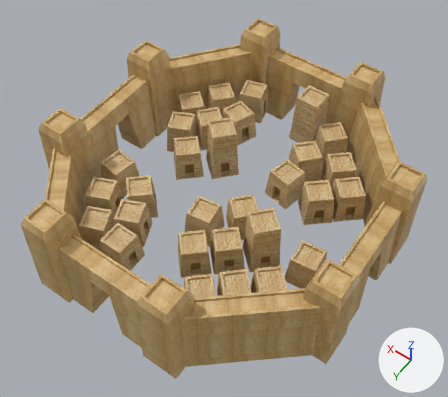
A saved change to the Blender file Assets/StreamingAssets/Egyptian/Models/Egyptian City.blend.
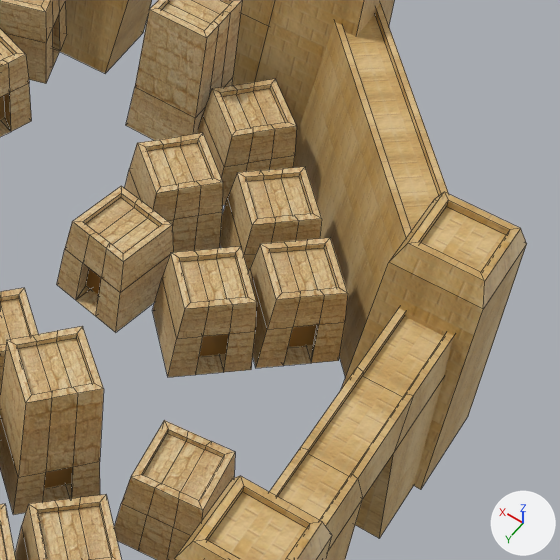
Each version appears first whole from a 50 mm lens placed at (-0.609, 0.86, 1.322), pointed at (-0.024, 0.041, 0.035), and next in a close-up on the part from 55% to 98% of the width and 24% to 73% of the height. The axes (+X, +Y, +Z) are drawn at lower right. The lights are the same throughout. The close-ups show mesh edges as thin lines.
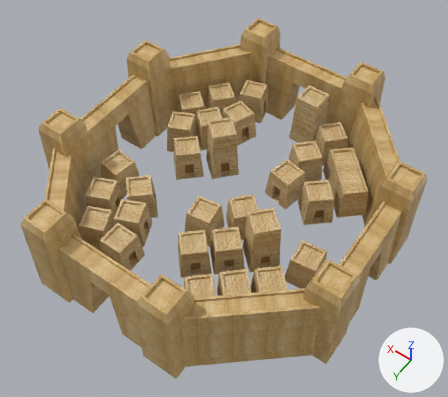
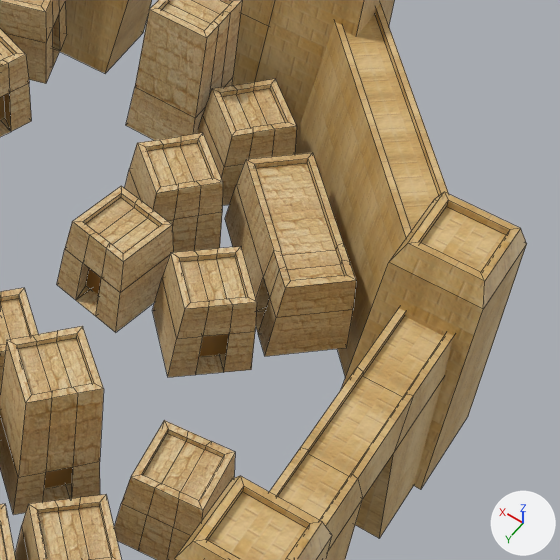
Boxes (x1, y1, x2, y2) around the edits, measured in the close-ups (560 x 560 px):
'Cube.045', added (brown)
    after: (225, 153, 356, 356)
'Cube.026', deleted (brown)
    before: (248, 238, 348, 368)
'Cube.024', deleted (brown)
    before: (220, 167, 322, 272)

The change, as a diff of the scene's bpy script:
```diff
--- a/Assets/StreamingAssets/Egyptian/Models/Egyptian City.blend.py
+++ b/Assets/StreamingAssets/Egyptian/Models/Egyptian City.blend.py
@@ img_cheapegyptianbrick_png_000 @@
+img_cheapegyptianbrick_png_000 = load_image('CheapEgyptianBrick.png.000', 'CheapEgyptianBrick.png', 128, 128, 'sRGB')
@@ mat_cheapegyptianbrick_png_000 @@
+mat_cheapegyptianbrick_png_000 = principled_material('CheapEgyptianBrick.png.000')
+mat_cheapegyptianbrick_png_000.texture = img_cheapegyptianbrick_png_000
@@ me_cube_002 @@
+me_cube_002.from_pydata(...)  # 44 vertices, 42 faces; spans x -0.129..0.04, y -0.04..0.039, z -0.024..0.071
+me_cube_002.materials.append(mat_cheapegyptianbrick_png_000)  # picture img_cheapegyptianbrick_png_000
@@ ob_cube_026 @@
-ob_cube_026 = bpy.data.objects.new('Cube.026', me_cube_028)
-ob_cube_026.location = (-0.2839, -0.157, 0.0)
-ob_cube_026.rotation_euler = (0.0, 0.0, -2.413)  # degrees (0, 0, -138)
@@ ob_cube_024 @@
-ob_cube_024 = bpy.data.objects.new('Cube.024', me_cube_026)
-ob_cube_024.location = (-0.2236, -0.2207, 0.0)
-ob_cube_024.rotation_euler = (0.0, 0.0, -2.413)  # degrees (0, 0, -138)
@@ ob_cube_045 @@
+ob_cube_045 = bpy.data.objects.new('Cube.045', me_cube_002)
+ob_cube_045.location = (-0.2845, -0.1745, 0.0)
+ob_cube_045.rotation_euler = (0.0, 0.0, -3.961)  # degrees (0, 0, -227)
```
